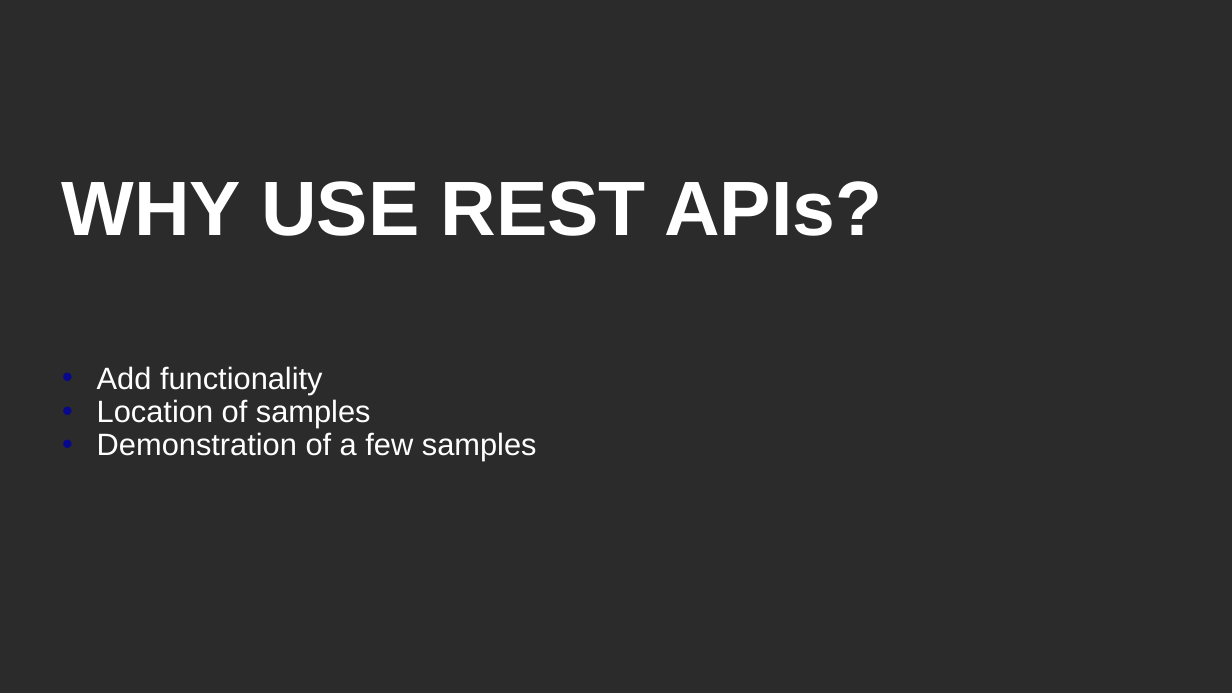
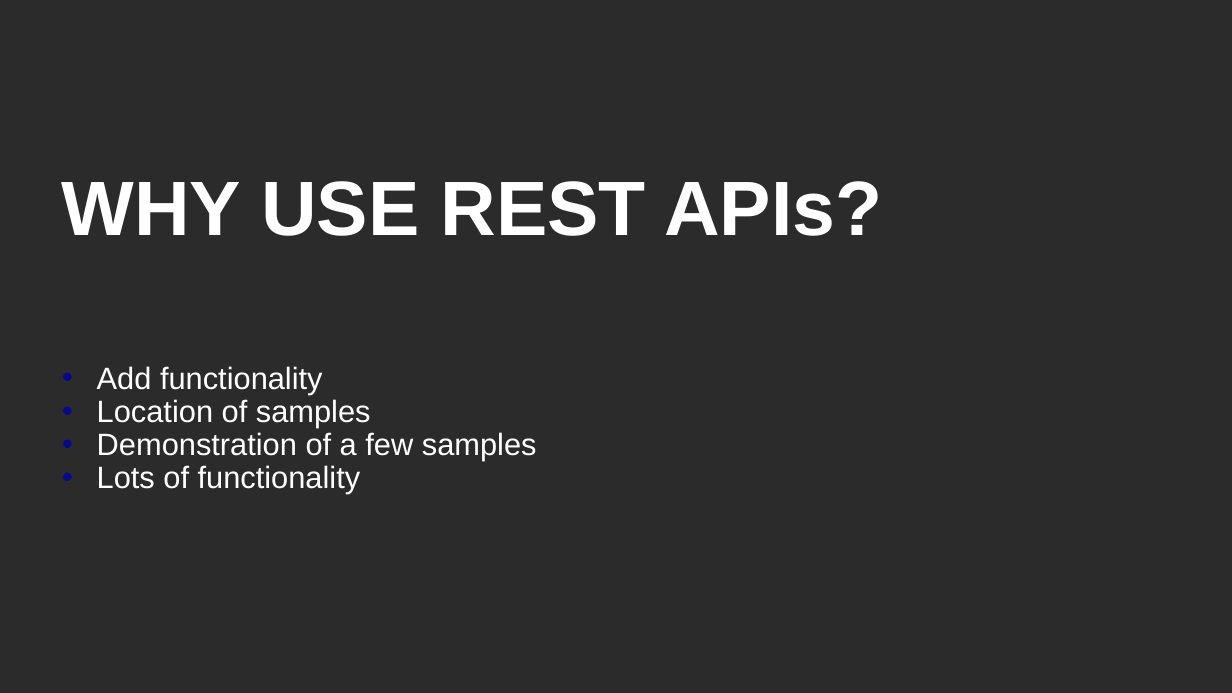
Before and after one commit to BrightcoveLearning/BCL-LearningSamples, a slide deck: slide 5 of PLAYTV2020/matt-boles-rest-api-intro.pptx. Drawn at 1232x693 pixels with LibreOffice and Linux fonts; fonts in the diff are those of the drawing; background and template pictures are left out; a plain dark background stands for a picture behind light text. Boxes give left, top, right and bottom in pixels: in the first picture for what was removed or moved away, otherwise in the second. Text is boxed around its words. In the diff, an @@ line names an element or a change of style, - is before the commit and + after.

```diff
--- a/PLAYTV2020/matt-boles-rest-api-intro.pptx
+++ b/PLAYTV2020/matt-boles-rest-api-intro.pptx
@@ text at bbox=[97, 465, 361, 494]: paragraph added @@
+• Lots of functionality
```
Also in this commit, not shown: 1 other slide changed, 2 slides added, 1 other file.
